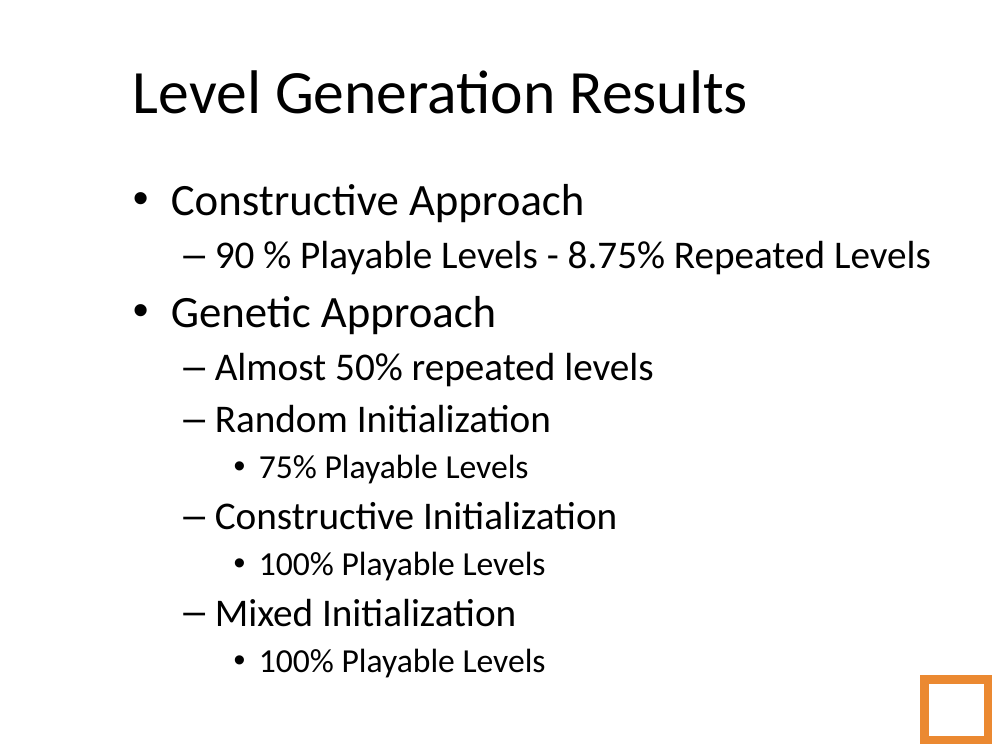
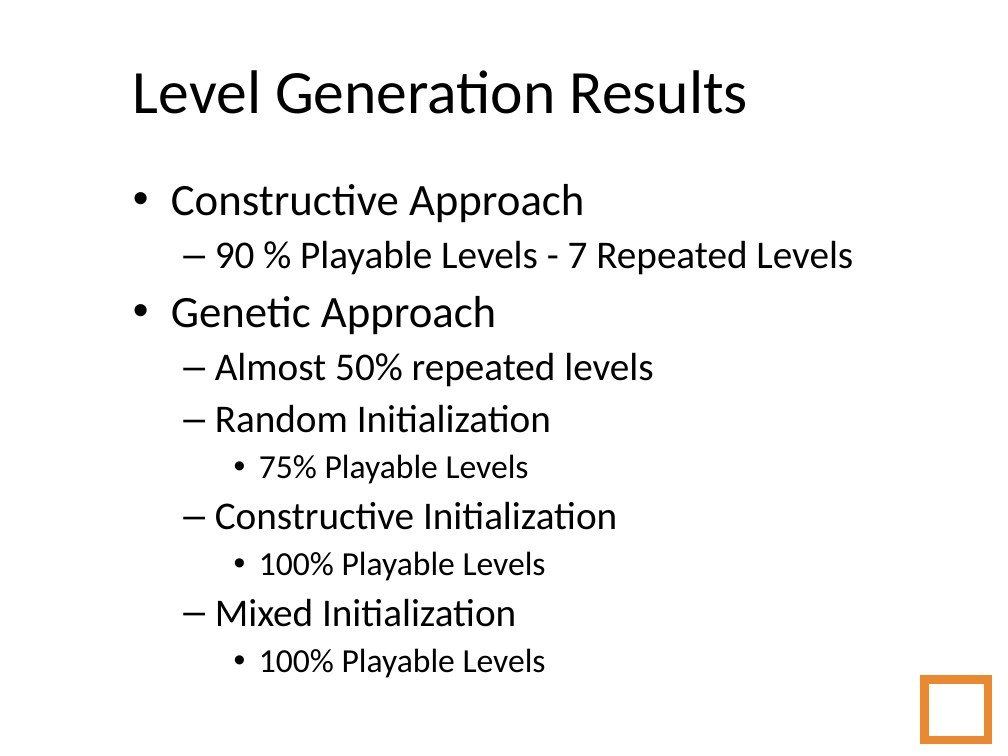
Before and after one commit to amidos2006/Automatic-Game-Script-Generation, a slide deck: slide 67 of Presentation/Automatic Game Script Generation.ppt (slide 63 before the commit). Drawn at 1008x756 pixels with LibreOffice and Linux fonts; fonts in the diff are those of the drawing; background and template pictures are left out. Boxes give left, top, right and bottom in pixels: in the first picture for what was removed or moved away, otherwise in the second. Text is boxed around its words. In the diff, an @@ line names an element or a change of style, - is before the commit and + after.

```diff
--- a/Presentation/Automatic Game Script Generation.ppt
+++ b/Presentation/Automatic Game Script Generation.ppt
@@ text at box(215, 240, 853, 275): text changed @@
-  – 90 % Playable Levels - 8.75% Repeated Levels
+  – 90 % Playable Levels - 7 Repeated Levels
```
Also in this commit, not shown: 28 other slides changed, 7 slides added.
